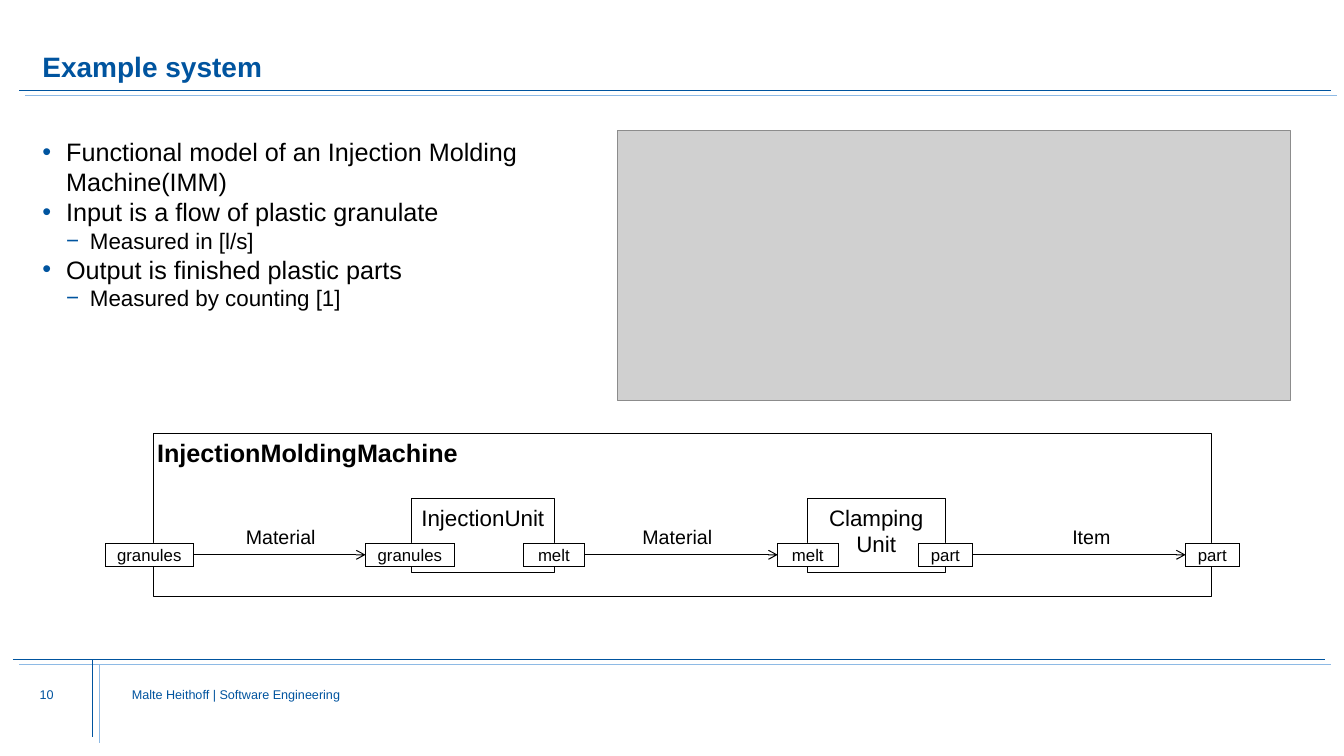
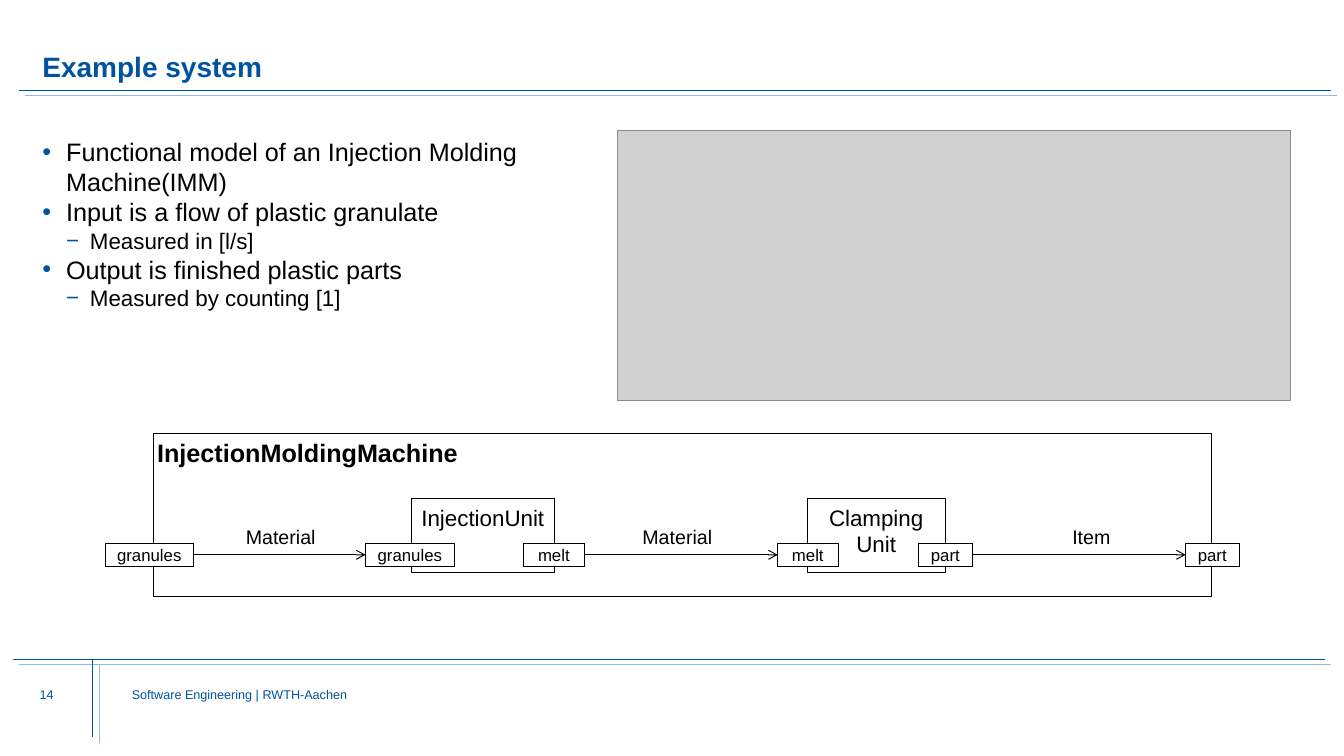
Before and after one commit to Fishi2402/montigem, a slide deck: slide 14 of products/syse_functions/doc/FunctionStructure.Explanation.pptx (slide 10 before the commit). Drawn at 1344x756 pixels with LibreOffice and Linux fonts; fonts in the diff are those of the drawing; grey boxes stand for pictures; background and template pictures are left out. Boxes give left, top, right and bottom in pixels: in the first picture for what was removed or moved away, otherwise in the second. Text is boxed around its words. In the diff, an @@ line names an element or a change of style, - is before the commit and + after.

```diff
--- a/products/syse_functions/doc/FunctionStructure.Explanation.pptx
+++ b/products/syse_functions/doc/FunctionStructure.Explanation.pptx
@@ page number at [40, 690, 54, 699]: text changed @@
-10
+14
@@ text at [132, 690, 348, 702]: text changed @@
-Malte Heithoff | Software Engineering
+Software Engineering | RWTH-Aachen
```
Also in this commit, not shown: 16 other slides changed, 4 slides added, 15 slides removed, 1 other file.
